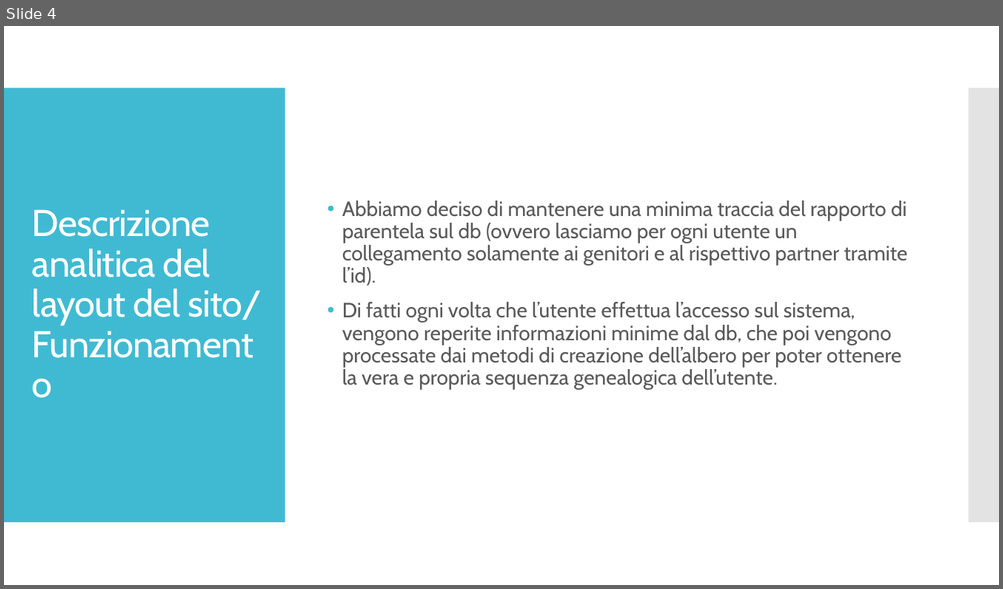
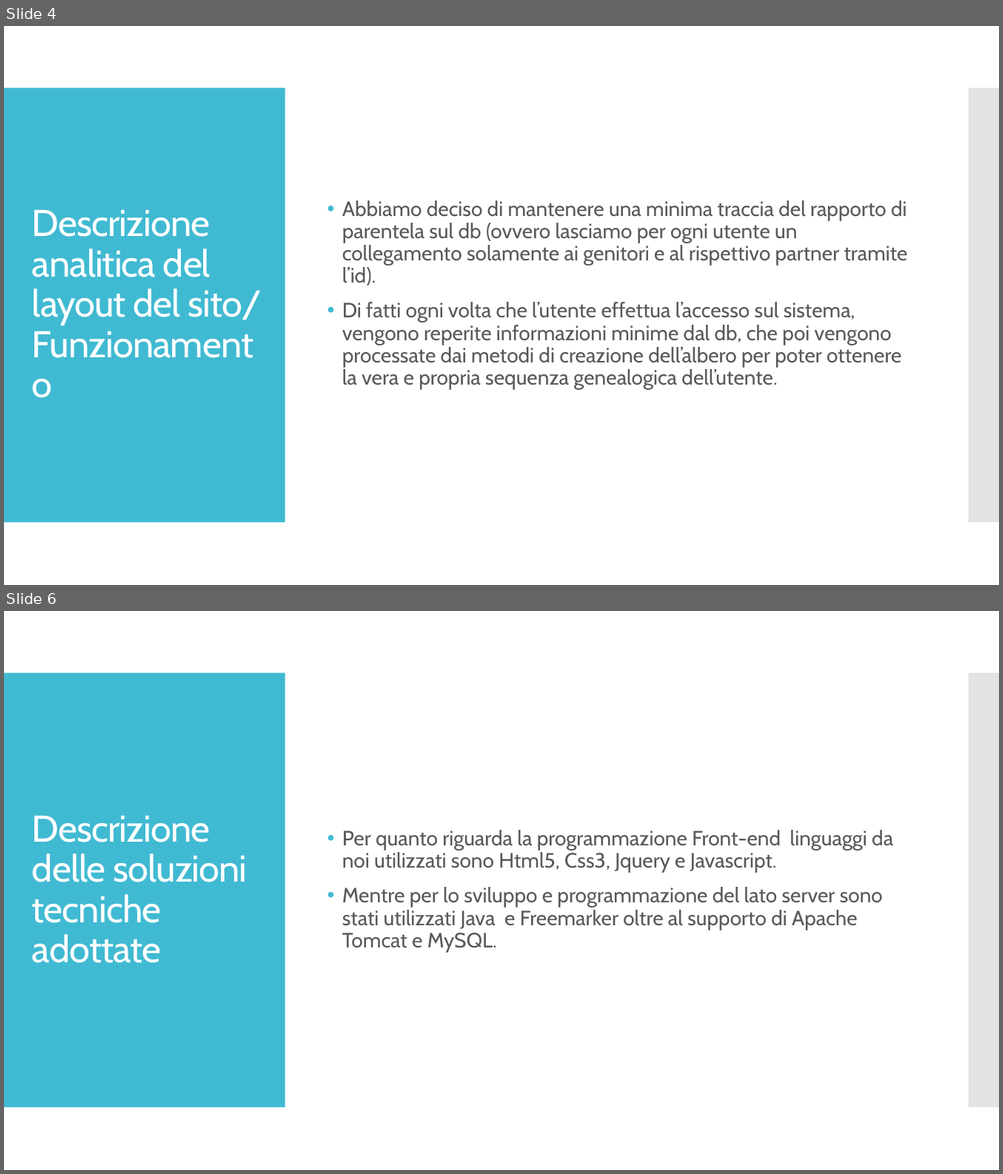
Before and after one commit to francar93/genealogytree, a slide deck: Presentazione idw.pptx. Shown one above the other, each under a label of ours: slide 4 before the commit, slides 4 and 6 after it; the slides between them are not shown. The pictures are 1003x589 and 1003x1174 pixels, drawn with LibreOffice and Linux fonts; fonts in the diff are those of the drawing. Boxes give left, top, right and bottom in pixels: in the first picture for what was removed or moved away, otherwise in the second. Text is boxed around its words. In the diff, an @@ line names an element or a change of style, - is before the commit and + after.

```diff
--- a/Presentazione idw.pptx
+++ b/Presentazione idw.pptx
@@ slide 6 added at bbox=[4, 611, 999, 1170], background #FFFFFF; not listed: 2 template elements that a slide beside it also shows @@
@@ title added at bbox=[32, 815, 247, 963], 36 pt, text #FFFFFF @@
+Descrizione delle soluzioni tecniche adottate
@@ text added at bbox=[342, 830, 893, 952], 20 pt, text #595959 @@
+• Per quanto riguarda la programmazione Front-end linguaggi da noi utilizzati sono Html5, Css3, Jquery e Javascript.
+• Mentre per lo sviluppo e programmazione del lato server sono stati utilizzati Java e Freemarker oltre al supporto di Apache Tomcat e MySQL.
```
Also in this commit, not shown: 4 other slides added, 4 other files.
